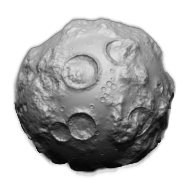
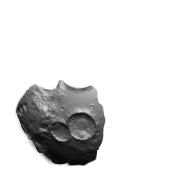
Comparing the layer stacks of the two 190x190 images. Changes:
added layer "Layer 4" above "Background copy" over [14, 80, 106, 167]
hid "Background copy" over [12, 15, 177, 178]
